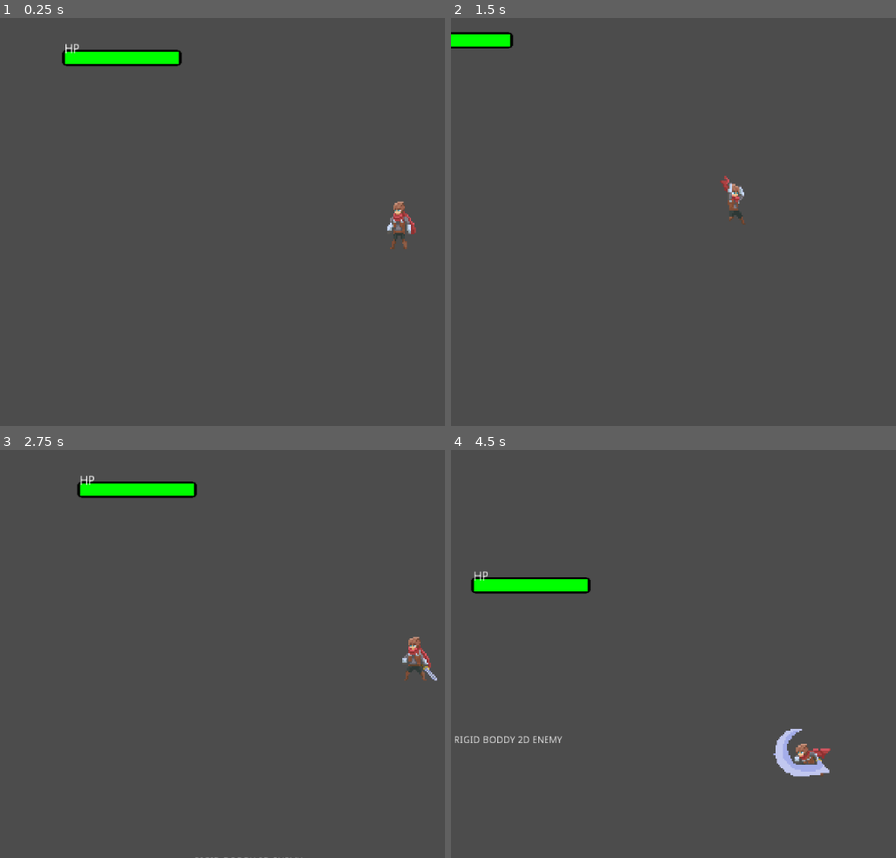
Above: before the commit, frames 1-4 (two rows, left to right).
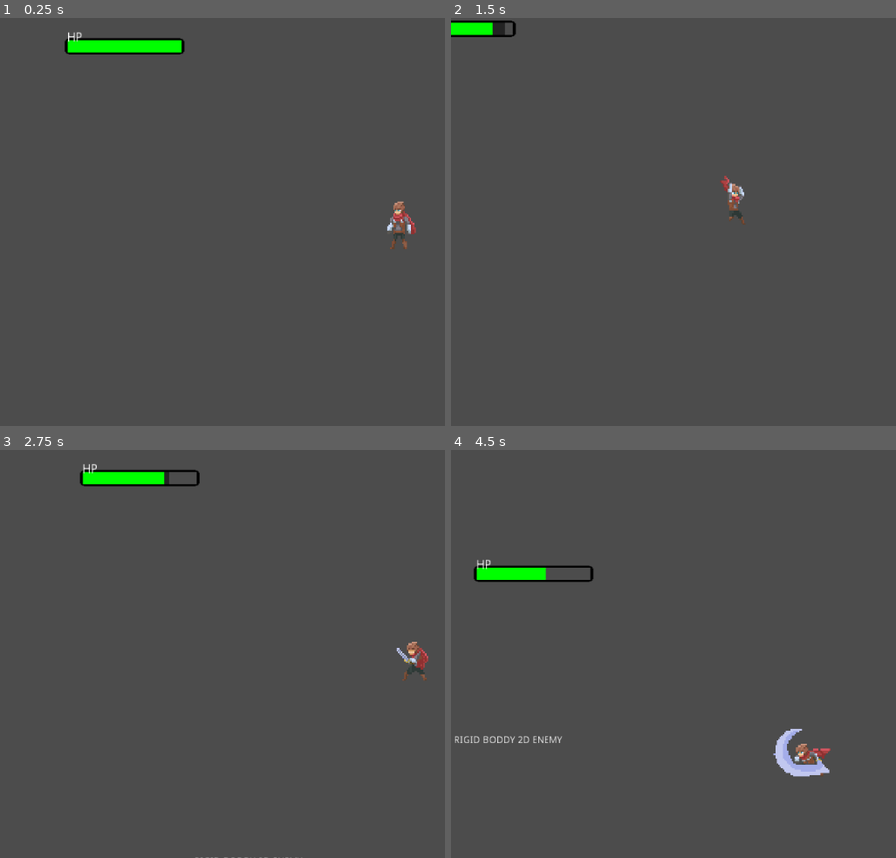
Above: after the commit, the same moments.

Repository: VicentGJ/ProyectoIP
Game: Godot game, scene res://scenes/world.tscn
The game is run twice, just before and just after one commit, with the same random seed, the same clock (stepped at 60 frames per second) and the same inputs.
Inputs (mouse positions are in pixels of both pictures, inside the frame that each line leads up to):
- Up to frame 1 (0.25 s): no input
- Up to frame 2 (1.5 s): move the mouse to (outside the picture) at 0.52 s; hold Right (ui_right) from 0.53 s (still down); click (outside the picture) at 0.6 s; tap Space (jump) at 0.77 s; tap T (test_action, bound only after the commit) at 0.8, 1.35 s; move the mouse to (660, 242) at 1.27 s
- Up to frame 3 (2.75 s): tap Space (jump) at 1.52 s; click (209, 674) at 1.55 s; move the mouse to (418, 564) at 2.02 s; release Right (ui_right) at 2.03 s; hold Left (ui_left) from 2.03 s (still down); click (418, 564) at 2.1 s; tap T (test_action, bound only after the commit) at 2.3 s
- Up to frame 4 (4.5 s): move the mouse to (766, 735) at 2.77 s; release Left (ui_left) at 2.78 s; hold Right (ui_right) 2.78-4.28 s; tap Ctrl (slide) at 2.85 s; tap Space (jump) at 3.02, 3.77 s; click (766, 735) at 3.05 s; move the mouse to (outside the picture) at 3.52 s; tap T (test_action, bound only after the commit) at 3.6 s; move the mouse to (588, 592) at 4.27 s; hold Left (ui_left) from 4.28 s (still down); click (588, 592) at 4.35 s

The runs differ from the first frame. In frame 1, 1.9% of the frame differs, in the area x 13-42%, y 3-12%; in frame 2, 0.9%; in frame 3, 2.1%, in the area x 17-99%, y 3-57%; in frame 4, 1.7%.

Commit message:
more animations to hp bar
need to fix: la barra de vida no sigue a la camara

feature:
-cuando tiene la vida en rojo emite un pulso bien cool xd
-diferentes colores para los estados de la vida

test:
añadi un input al mapa de entrada "test_action" [ t ] para probar las animaciones de la vida

Diff:
--- a/project.godot
+++ b/project.godot
@@ -69,6 +69,11 @@
 "events": [ Object(InputEventMouseButton,"resource_local_to_scene":false,"resource_name":"","device":0,"alt":false,"shi …(212 unchanged characters)…
  ]
 }
+test_action={
+"deadzone": 0.5,
+"events": [ Object(InputEventKey,"resource_local_to_scene":false,"resource_name":"","device":0,"alt":false,"shift":false,"control":false,"meta":false,"command":false,"pressed":false,"scancode":84,"physical_scancode":0,"unicode":0,"echo":false,"script":null)
+ ]
+}
 
 [physics]
 
--- a/scenes/health_bar.tscn
+++ b/scenes/health_bar.tscn
@@ -56,8 +56,11 @@
 valign = 1
 uppercase = true
 __meta__ = {
-"_edit_lock_": true,
 "_edit_use_anchors_": false
 }
 
-[node name="Tween" type="Tween" parent="."]
+[node name="update_hp_bar" type="Tween" parent="."]
+
+[node name="low_hp_pulse" type="Tween" parent="."]
+repeat = true
+playback/repeat = true
--- a/scenes/player.tscn
+++ b/scenes/player.tscn
@@ -412,6 +412,7 @@
 
 [sub_resource type="AnimationNodeStateMachineTransition" id=95]
 switch_mode = 2
+auto_advance = true
 
 [sub_resource type="AnimationNodeStateMachineTransition" id=96]
 switch_mode = 2
@@ -478,18 +479,6 @@
 position = Vector2( 523, 318 )
 script = ExtResource( 1 )
 
-[node name="HealthBar" parent="." instance=ExtResource( 3 )]
-margin_left = -467.0
-margin_top = -269.0
-margin_right = -467.0
-margin_bottom = -269.0
-
-[node name="HP_text" parent="HealthBar" index="2"]
-margin_left = -24.0
-margin_top = 8.0
-margin_right = -6.0
-margin_bottom = 22.0
-
 [node name="Sprite" type="Sprite" parent="."]
 scale = Vector2( 2.2, 2.4 )
 texture = ExtResource( 2 )
@@ -590,6 +579,23 @@
 [node name="Timer" type="Timer" parent="Tween"]
 wait_time = 0.3
 
+[node name="HealthBar" parent="." instance=ExtResource( 3 )]
+margin_left = -463.0
+margin_top = -286.0
+margin_right = -463.0
+margin_bottom = -286.0
+
+[node name="health_under" parent="HealthBar" index="0"]
+margin_left = -29.0
+margin_right = 96.0
+tint_progress = Color( 0.141176, 0.141176, 0.141176, 1 )
+
+[node name="HP_text" parent="HealthBar" index="2"]
+margin_left = -24.0
+margin_top = 8.0
+margin_right = -6.0
+margin_bottom = 22.0
+
 [connection signal="timeout" from="attack_delay" to="." method="_on_attack_delay_timeout"]
 [connection signal="timeout" from="sliding" to="." method="_on_sliding_timeout"]
 [connection signal="timeout" from="slide_delay" to="." method="_on_slide_delay_timeout"]
--- a/scenes/world.tscn
+++ b/scenes/world.tscn
@@ -26,20 +26,20 @@
 [node name="player" parent="." instance=ExtResource( 1 )]
 position = Vector2( 772, 78 )
 
-[node name="Sprite" parent="player" index="1"]
+[node name="Sprite" parent="player" index="0"]
 flip_h = true
 region_rect = Rect2( 155.443, 301.766, 189.514, 35.4755 )
 
-[node name="Player_area" parent="player" index="2"]
+[node name="Player_area" parent="player" index="1"]
 visible = false
 
-[node name="AnimationPlayer" parent="player" index="3"]
+[node name="AnimationPlayer" parent="player" index="2"]
 anims/hurt = SubResource( 2 )
 
-[node name="AnimationTree" parent="player" index="4"]
+[node name="AnimationTree" parent="player" index="3"]
 parameters/playback = SubResource( 1 )
 
-[node name="Area2D" parent="player" index="12"]
+[node name="Area2D" parent="player" index="11"]
 visible = false
 
 [node name="areas" parent="." instance=ExtResource( 74 )]
--- a/scripts/Player.gd
+++ b/scripts/Player.gd
@@ -164,13 +164,19 @@
 	$Tween/Timer.start()
 
 func hurt_animation():
-#	$Tween.interpolate_property(self, "modulate", modulate, )
-#	tween para cambiar el color del player a rojo con la transicion bouncy y otro para hacerlo retroceder
-	pass
+	state_machine.travel("hurt")
+#	if not $Sprite.flip_h:
+#		$Tween.interpolate_property(self,"position", position, Vector2(position.x - 30, position.y), 0.3,Tween.TRANS_LINEAR,Tween.EASE_OUT)
+#	else:
+#		$Tween.interpolate_property(self,"position", position, Vector2(position.x + 30, position.y), 0.3,Tween.TRANS_LINEAR,Tween.EASE_OUT)
+#	$Tween.start()
+	#	add: tween para cambiar el color del player a rojo con la transicion bouncy, o atransparente para inmunidad
+	$HealthBar.hp_change(10) #cambiar parametro por el daño del enemigo(valores positivos hacen daño, y viceversa para curar)
 func death_animation():
 	state_machine.travel("die")
-#	endgame and respawn to an especific location (tween can do it...or tweentoo ...i think)
+	#endgame and respawn to an especific location (tween can do it...or tweentoo ...i think)
 	pass
+
 
 func get_input():
 	velocity.x = 0
@@ -184,6 +190,9 @@
 	var slide = Input.is_action_just_pressed("slide")
 	var attack = Input.is_action_just_pressed("attack")
 
+	if Input.is_action_just_pressed("test_action"): #t to test the animation
+		hurt_animation()
+
 	if not crouching and not sliding and not attacking and not looking_up and not climbing:
 		restore_playerProperty()
 
@@ -194,7 +203,7 @@
 		$Area2D/attack_area1.disabled = true
 		$Area2D/attack_area2.disabled = true
 
-	if not crouch and attack_counter == 1 and $attack_delay.get_time_left() == 0:
+	if not crouch and attack_counter == 1 and $attack_delay.get_time_left() == 0 and not $Tween.is_active():
 		player_movement(right, left)
 		if velocity.length() == 0:
 			idle_animation()
@@ -204,6 +213,7 @@
 	if is_on_floor():
 		if crouch:
 			crouch_animation()
+
 		else:
 			crouching = false
 			falling = false
@@ -228,6 +238,7 @@
 		climb_animation()
 
 func _physics_process(delta):
+
 	get_input()
 	velocity.y += gravity * delta
 	velocity = move_and_slide(velocity, Vector2(0, -1))
--- a/scripts/health_bar.gd
+++ b/scripts/health_bar.gd
@@ -2,13 +2,37 @@
 
 onready var health_over = $health_over
 onready var health_under = $health_under
-onready var tween = $Tween
+onready var update_tween = $update_hp_bar
+onready var hp_pulse = $low_hp_pulse
 
-func damaged(damage):
-	tween.interpolate_property(health_under, "value", health_over.value,health_over.value - damage, 0.4,Tween.TRANS_LINEAR,Tween.EASE_IN,0.1)
-	tween.start()
-	health_over.value -= damage
+var will_pulse = false
 
-#func _physics_process(delta):
-#	if Input.is_action_just_pressed("attack"):
-#		damaged(10)
+func hp_change(change):
+	if change > 0: #damage
+		update_tween.interpolate_property(health_under, "value", health_over.value,health_over.value - change, 0.4,Tween.TRANS_LINEAR,Tween.EASE_IN,0.2)
+		update_tween.start()
+		health_over.value -= change
+	elif change < 0: #healing
+		health_under.value -= change
+		update_tween.interpolate_property(health_over, "value", health_over.value,health_under.value, 0.4,Tween.TRANS_LINEAR,Tween.EASE_IN,0.2)
+		update_tween.start()
+
+	set_hpColor(health_over.value)
+
+func set_hpColor(health):
+	if health < health_over.max_value * 0.2:
+		health_over.tint_progress = Color.red
+		hp_pulse.interpolate_property(health_over, "tint_progress", Color.darkred, Color.red, 0.4, Tween.TRANS_SINE,Tween.EASE_IN_OUT)
+		hp_pulse.start()
+	elif health < health_over.max_value * 0.4:
+		health_over.tint_progress = Color.orangered
+		hp_pulse.set_active(false)
+	elif health < health_over.max_value * 0.5:
+		health_over.tint_progress = Color.orange
+		hp_pulse.set_active(false)
+	elif health < health_over.max_value * 0.6:
+		health_over.tint_progress = Color.yellow
+		hp_pulse.set_active(false)
+	elif health > health_over.max_value * 0.6:
+		health_over.tint_progress = Color.green
+		hp_pulse.set_active(false)
